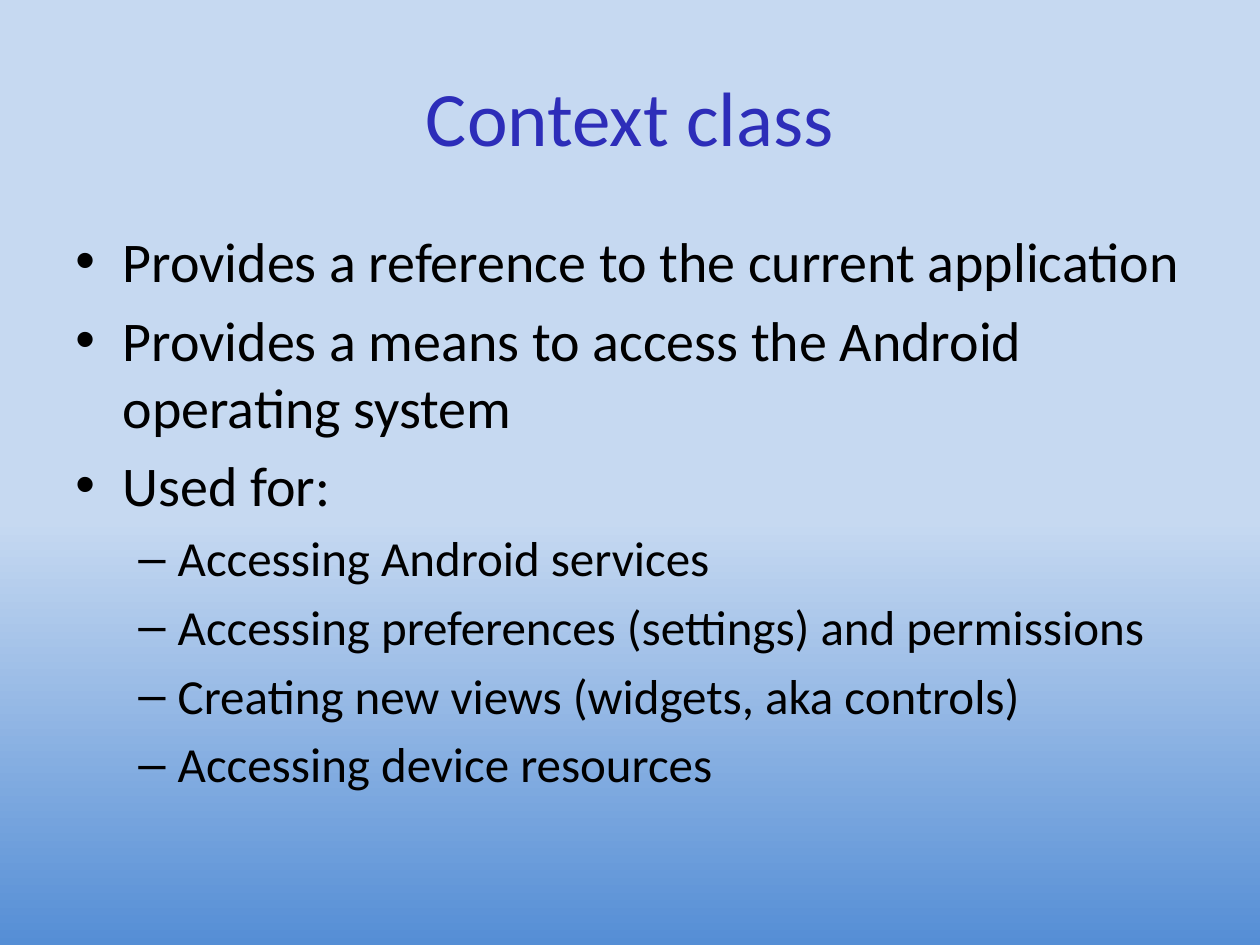
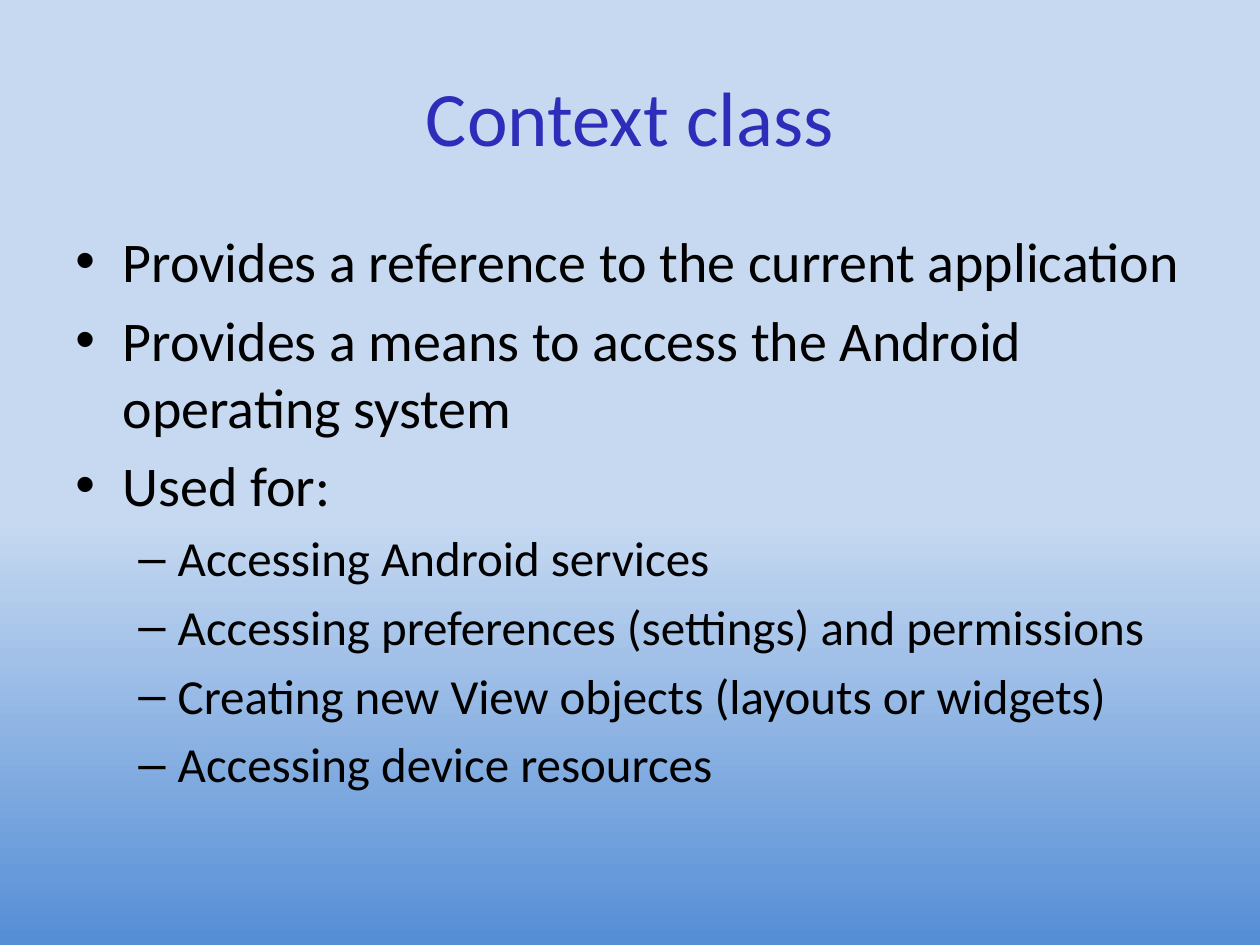
Before and after one commit to ProfBird/AndroidAppDev1-CourseMaterials, a slide deck: slide 9 of docs/Slides/CIS399Wk2Day4-MultipleActivities.pptx. Drawn at 1260x945 pixels with LibreOffice and Linux fonts; fonts in the diff are those of the drawing. Boxes give left, top, right and bottom in pixels: in the first picture for what was removed or moved away, otherwise in the second. Text is boxed around its words. In the diff, an @@ line names an element or a change of style, - is before the commit and + after.

```diff
--- a/docs/Slides/CIS399Wk2Day4-MultipleActivities.pptx
+++ b/docs/Slides/CIS399Wk2Day4-MultipleActivities.pptx
@@ text at (178,678,1106,723): text changed @@
-  – Creating new views (widgets, aka controls)
+  – Creating new View objects (layouts or widgets)
```
Also in this commit, not shown: 3 other slides changed, 4 other files.
